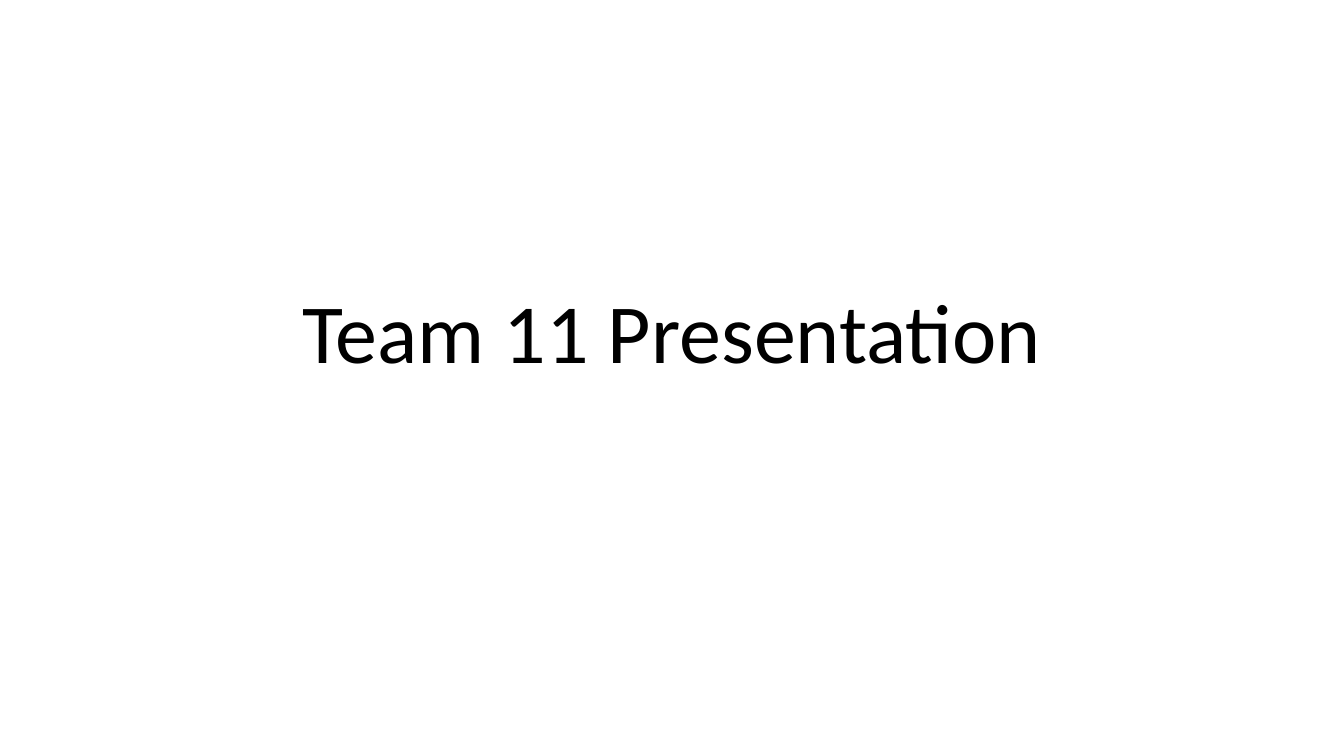
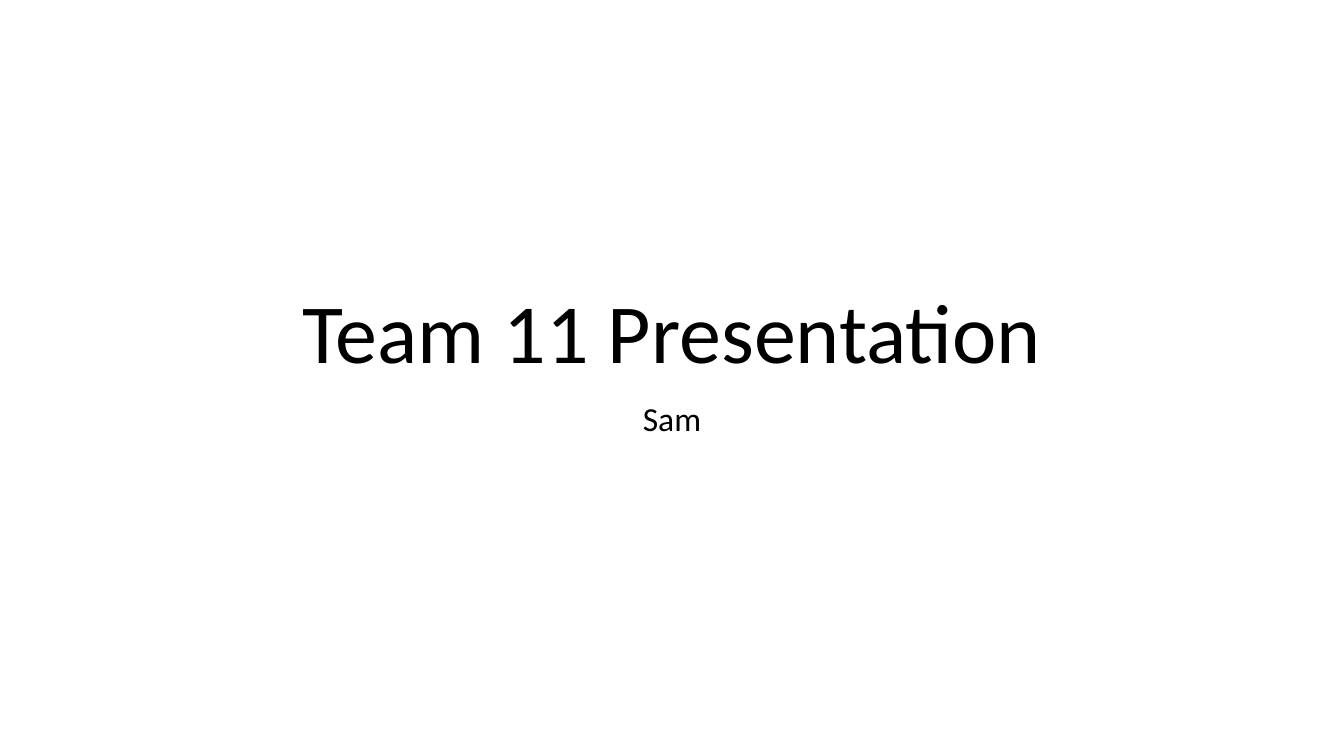
Before and after one commit to Ldn2016/team-11, a slide deck: slide 1 of _presentation/Team 11 Presentation.pptx. Drawn at 1344x756 pixels with LibreOffice and Linux fonts; fonts in the diff are those of the drawing. Boxes give left, top, right and bottom in pixels: in the first picture for what was removed or moved away, otherwise in the second. Text is boxed around its words. In the diff, an @@ line names an element or a change of style, - is before the commit and + after.

Commit message:
presentation update

```diff
--- a/_presentation/Team 11 Presentation.pptx
+++ b/_presentation/Team 11 Presentation.pptx
@@ subtitle added at (643, 409, 701, 432), 24 pt, text #000000 @@
+Sam
```
